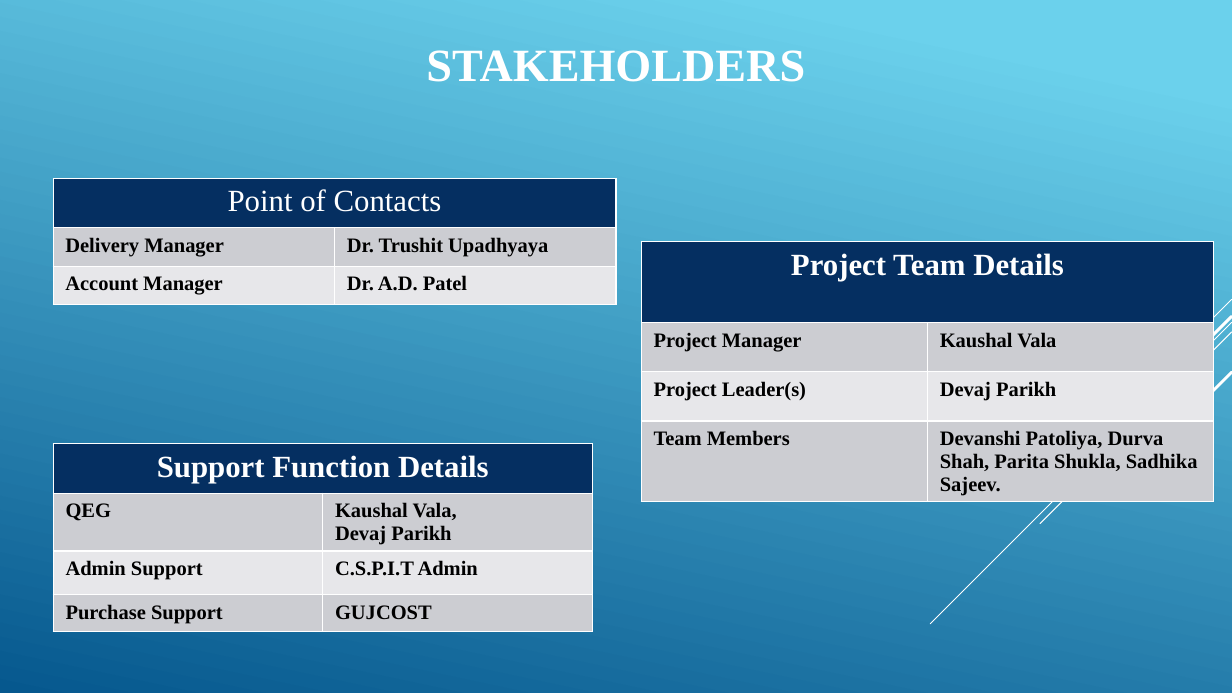
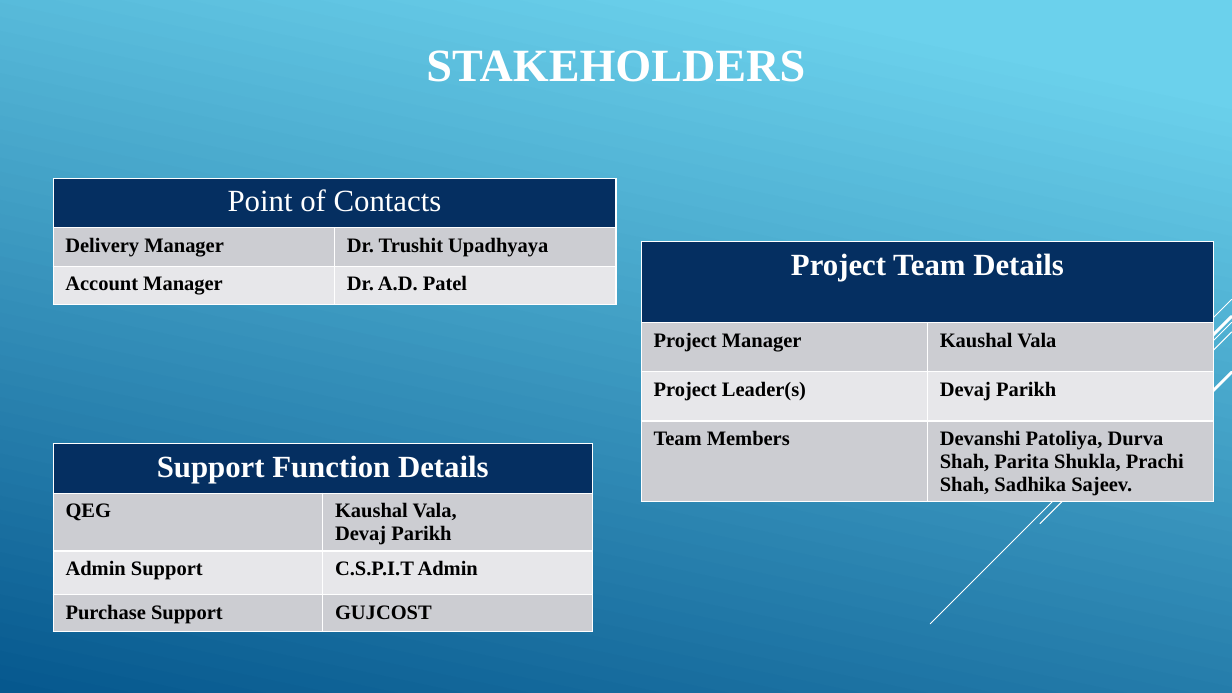
Before and after one commit to devaj-abrs/ABRS, a slide deck: slide 6 of 2. Project Initiation/Kickoff/KickOffMeeting.pptx. Drawn at 1232x693 pixels with LibreOffice and Linux fonts; fonts in the diff are those of the drawing. Boxes give left, top, right and bottom in pixels: in the first picture for what was removed or moved away, otherwise in the second. Text is boxed around its words. In the diff, an @@ line names an element or a change of style, - is before the commit and + after.

Commit message:
Updated

```diff
--- a/2. Project Initiation/Kickoff/KickOffMeeting.pptx
+++ b/2. Project Initiation/Kickoff/KickOffMeeting.pptx
@@ table at box(641, 241, 1214, 507) @@
-row 4, column 2: Devanshi Patoliya, Durva Shah, Parita Shukla, Sadhika Sajeev.
+row 4, column 2: Devanshi Patoliya, Durva Shah, Parita Shukla, Prachi Shah, Sadhika Sajeev.
```
